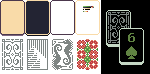
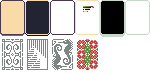
Layered file, before and after one edit (w=150, h=74). Changes by layer:
removed group "amoled" (6 layers) over left=100, top=0, right=150, bottom=74
removed layer "spade" from group "amoled" over left=100, top=0, right=150, bottom=74
removed layer "back" from group "amoled" over left=100, top=0, right=150, bottom=74
removed layer "Projection" from group "amoled" over left=106, top=0, right=150, bottom=74
removed layer "Copy of back" from group "amoled" over left=100, top=0, right=150, bottom=74
removed layer "Paint Layer 7" from group "amoled" over left=100, top=0, right=150, bottom=74
painted on "Copy of Paint Layer 2" (1st of 8, in "Copy of decor4") over left=100, top=0, right=150, bottom=74
painted on "Copy of Paint Layer 2" (5th of 8, in "Copy of decor4") over left=100, top=0, right=150, bottom=74
painted on "decor3" over left=100, top=0, right=150, bottom=74
added layer "black_empty" above "light_empty" over left=100, top=0, right=150, bottom=74
added layer "black" above "guide" over left=100, top=0, right=150, bottom=64
